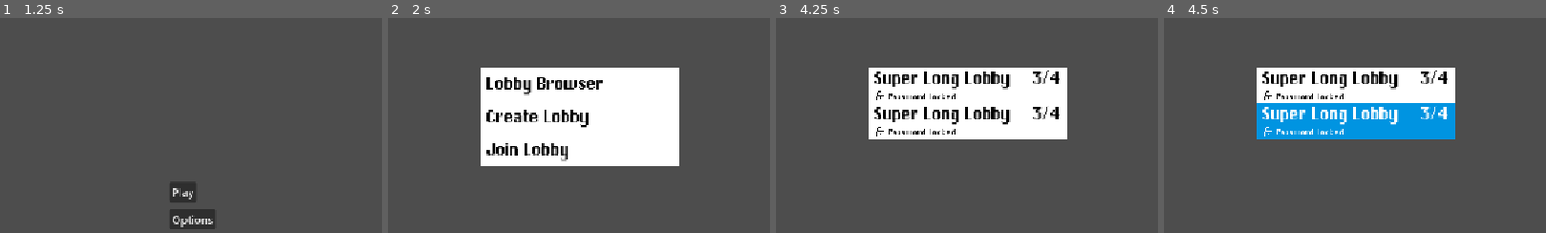
Above: before the commit, frames 1-4 (left to right).
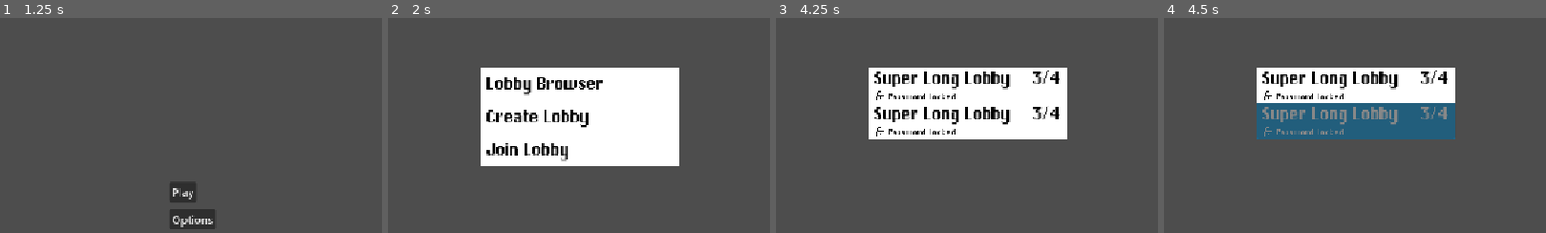
Above: after the commit, the same moments.

Repository: chrisgw4/TAG-Totally-Awesome-Game
Game: Godot game, scene res://scenes/menus/main_menu/main_menu.tscn
Two runs of this game, one before a commit and one after it. Both use one fixed random seed, a clock stepped at 60 frames per second and the inputs below. The project has no main scene, so this scene is started directly. Sound files missing from this copy of the repository are replaced by a short silence.
Inputs (mouse positions are % of the whole screen's width and height, from its top left):
- Up to frame 1 (1.25 s): click (91, 96) at 0.5 s
- Up to frame 2 (2 s): click "Play" at 1.25 s
- Up to frame 3 (4.25 s): click (50, 15) at 2.02 s; tap Enter at 2.75 s; move the mouse to (72, 45) at 2.77 s; hold D (game_move_right) 2.78-3.53 s; hold E (tag) 2.78-3.53 s; tap Space (game_jump) at 3.02, 3.5, 3.77 s; move the mouse to (30, 55) at 3.52 s; hold A (game_move_left) from 3.53 s (still down); tap E (tag) at 3.6 s
- Up to frame 4 (4.5 s): tap Enter at 4.25 s; move the mouse to (60, 28) at 4.27 s; release A (game_move_left) at 4.28 s; hold D (game_move_right) from 4.28 s (still down); hold E (tag) from 4.28 s (still down)
The pictures show only the part of the screen within x 25-75%, y 0-50%; the shares and areas given below are measured in that part.

Frames 1-3 are identical in both runs. In frame 4, 8.8% of the frame differs, in the area x 24-77%, y 39-57%.

Commit message:
Add joining lobbies

Diff:
--- a/scenes/gdsync_components/lobby_gatherer.gd
+++ b/scenes/gdsync_components/lobby_gatherer.gd
@@ -3,6 +3,7 @@
 
 var current_lobbies:Array
 
+signal lobbies_sorted(lobbies:Array)
 
 func _ready() -> void:
 	if not GDSync.is_active():
@@ -32,3 +33,5 @@
 			continue
 
 		sorted_lobby_array.append(lobby)
+
+	lobbies_sorted.emit(sorted_lobby_array)
--- a/scenes/lobby_in_game/lobby_scene.gd
+++ b/scenes/lobby_in_game/lobby_scene.gd
@@ -6,6 +6,8 @@
 @export var screen_wiper:ScreenWiper
 
 @export var color_rect:ColorRect
+
+var main_menu_scene:PackedScene = load("res://scenes/menus/main_menu/main_menu.tscn")
 
 func _ready() -> void:
 	leave_button.pressed.connect(_leave_lobby)
@@ -25,4 +27,4 @@
 
 
 func _complete_scene_switch() -> void:
-	SceneHolder.change_scene_to.emit(preload("res://scenes/menus/main_menu/main_menu.tscn"), self)
+	SceneHolder.change_scene_to.emit(main_menu_scene, self)
--- a/scenes/lobby_menu/lobby_item.gd
+++ b/scenes/lobby_menu/lobby_item.gd
@@ -1,16 +1,42 @@
 extends PanelContainer
-
+class_name LobbyItem
 
 @export var lobby_name_label:Label
 @export var player_count_label:Label
 @export var password_protected:RichTextLabel
 
+@export var button:Button
+@export var screen_wiper:ScreenWiper
+
+func set_values(lobby_name:String, player_count:int, player_limit:int, has_password:bool) -> void:
+	lobby_name_label.text = lobby_name
+	player_count_label.text = str(player_count) + "/" + str(2)
+	password_protected.visible = has_password
+
 func _ready() -> void:
-	mouse_entered.connect(_change_blue)
-	focus_entered.connect(_change_blue)
+	button.mouse_entered.connect(_change_blue)
+	button.focus_entered.connect(_change_blue)
 
-	mouse_exited.connect(_change_white)
-	focus_exited.connect(_change_white)
+	button.mouse_exited.connect(_change_white)
+	button.focus_exited.connect(_change_white)
+
+	button.pressed.connect(_join_lobby)
+	GDSync.lobby_joined.connect(_lobby_joined)
+	screen_wiper.start_loading.connect(_finish_loading_new_scene)
+
+func _join_lobby() -> void:
+	if password_protected.visible:
+		return
+
+	GDSync.lobby_join(lobby_name_label.text)
+
+
+func _lobby_joined(lobby_name:String) -> void:
+	screen_wiper.wipe_screen()
+
+func _finish_loading_new_scene() -> void:
+	SceneHolder.change_scene_to.emit(preload("res://scenes/lobby_in_game/lobby_scene.tscn"), self)
+
 
 func _change_blue() -> void:
 	self_modulate = Color("0094E1")
--- a/scenes/lobby_menu/lobby_item.tscn
+++ b/scenes/lobby_menu/lobby_item.tscn
@@ -2,17 +2,26 @@
 
 [ext_resource type="Script" uid="uid://cvlfie0ktmu3" path="res://scenes/lobby_menu/lobby_item.gd" id="1_0r08d"]
 [ext_resource type="FontFile" uid="uid://j3xukc1ievi8" path="res://assets/font/pixChicago.ttf" id="1_76a1m"]
+[ext_resource type="PackedScene" uid="uid://dcxp6qsnfybvo" path="res://scenes/menus/screen_wiper.tscn" id="3_svru3"]
 
 [sub_resource type="StyleBoxFlat" id="StyleBoxFlat_bwo23"]
 bg_color = Color(1, 1, 1, 1)
 
-[node name="LobbyItem" type="PanelContainer" unique_id=1651210949 node_paths=PackedStringArray("lobby_name_label", "player_count_label", "password_protected")]
+[sub_resource type="StyleBoxFlat" id="StyleBoxFlat_0r08d"]
+bg_color = Color(0.6, 0.6, 0.6, 0)
+
+[sub_resource type="StyleBoxFlat" id="StyleBoxFlat_svru3"]
+bg_color = Color(0.6, 0.6, 0.6, 0)
+
+[node name="LobbyItem" type="PanelContainer" unique_id=1651210949 node_paths=PackedStringArray("lobby_name_label", "player_count_label", "password_protected", "button", "screen_wiper")]
 custom_minimum_size = Vector2(300, 0)
 theme_override_styles/panel = SubResource("StyleBoxFlat_bwo23")
 script = ExtResource("1_0r08d")
 lobby_name_label = NodePath("MarginContainer/VBoxContainer/HBoxContainer/HBoxContainer/Label")
 player_count_label = NodePath("MarginContainer/VBoxContainer/HBoxContainer/HBoxContainer2/Label2")
 password_protected = NodePath("MarginContainer/VBoxContainer/HBoxContainer2/RichTextLabel")
+button = NodePath("Button")
+screen_wiper = NodePath("ScreenWiper")
 
 [node name="MarginContainer" type="MarginContainer" parent="." unique_id=1866825499]
 layout_mode = 2
@@ -59,3 +68,10 @@
 theme_override_font_sizes/normal_font_size = 8
 bbcode_enabled = true
 text = "[img=16x16 color=#FFFFFF]res://assets/Lock.png[/img] Password Locked"
+
+[node name="Button" type="Button" parent="." unique_id=1932120536]
+layout_mode = 2
+theme_override_styles/normal = SubResource("StyleBoxFlat_0r08d")
+theme_override_styles/pressed = SubResource("StyleBoxFlat_svru3")
+
+[node name="ScreenWiper" parent="." unique_id=2142754851 instance=ExtResource("3_svru3")]
--- a/scenes/lobby_menu/lobby_selector.gd
+++ b/scenes/lobby_menu/lobby_selector.gd
@@ -3,8 +3,22 @@
 
 @export var lobby_gatherer:LobbyGatherer
 
+var lobby_menu_item:PackedScene = preload("res://scenes/lobby_menu/lobby_item.tscn")
+
+@export var item_container:VBoxContainer
+
 func _ready() -> void:
 	lobby_gatherer._get_public_lobbies()
+	lobby_gatherer.lobbies_sorted.connect(_create_lobby_items)
 
 func _populate_lobby_browser() -> void:
 	pass
+
+func _create_lobby_items(lobbies:Array) -> void:
+	for child in item_container.get_children():
+		child.queue_free()
+
+	for lobby in lobbies:
+		var lobby_instance:LobbyItem = lobby_menu_item.instantiate() as LobbyItem
+		lobby_instance.set_values(lobby["Name"], lobby["PlayerCount"], lobby["PlayerLimit"],lobby["HasPassword"], )
+		item_container.add_child(lobby_instance)
--- a/scenes/lobby_menu/lobby_selector.tscn
+++ b/scenes/lobby_menu/lobby_selector.tscn
@@ -7,12 +7,13 @@
 [sub_resource type="StyleBoxFlat" id="StyleBoxFlat_wyu8n"]
 bg_color = Color(0.6, 0.6, 0.6, 0)
 
-[node name="LobbySelector" type="PanelContainer" unique_id=1983933455 node_paths=PackedStringArray("lobby_gatherer")]
+[node name="LobbySelector" type="PanelContainer" unique_id=1983933455 node_paths=PackedStringArray("lobby_gatherer", "item_container")]
 offset_right = 100.0
 offset_bottom = 415.0
 theme_override_styles/panel = SubResource("StyleBoxFlat_wyu8n")
 script = ExtResource("1_mqhlw")
 lobby_gatherer = NodePath("LobbyGatherer")
+item_container = NodePath("ScrollContainer/VBoxContainer")
 
 [node name="ScrollContainer" type="ScrollContainer" parent="." unique_id=289602972]
 layout_mode = 2
